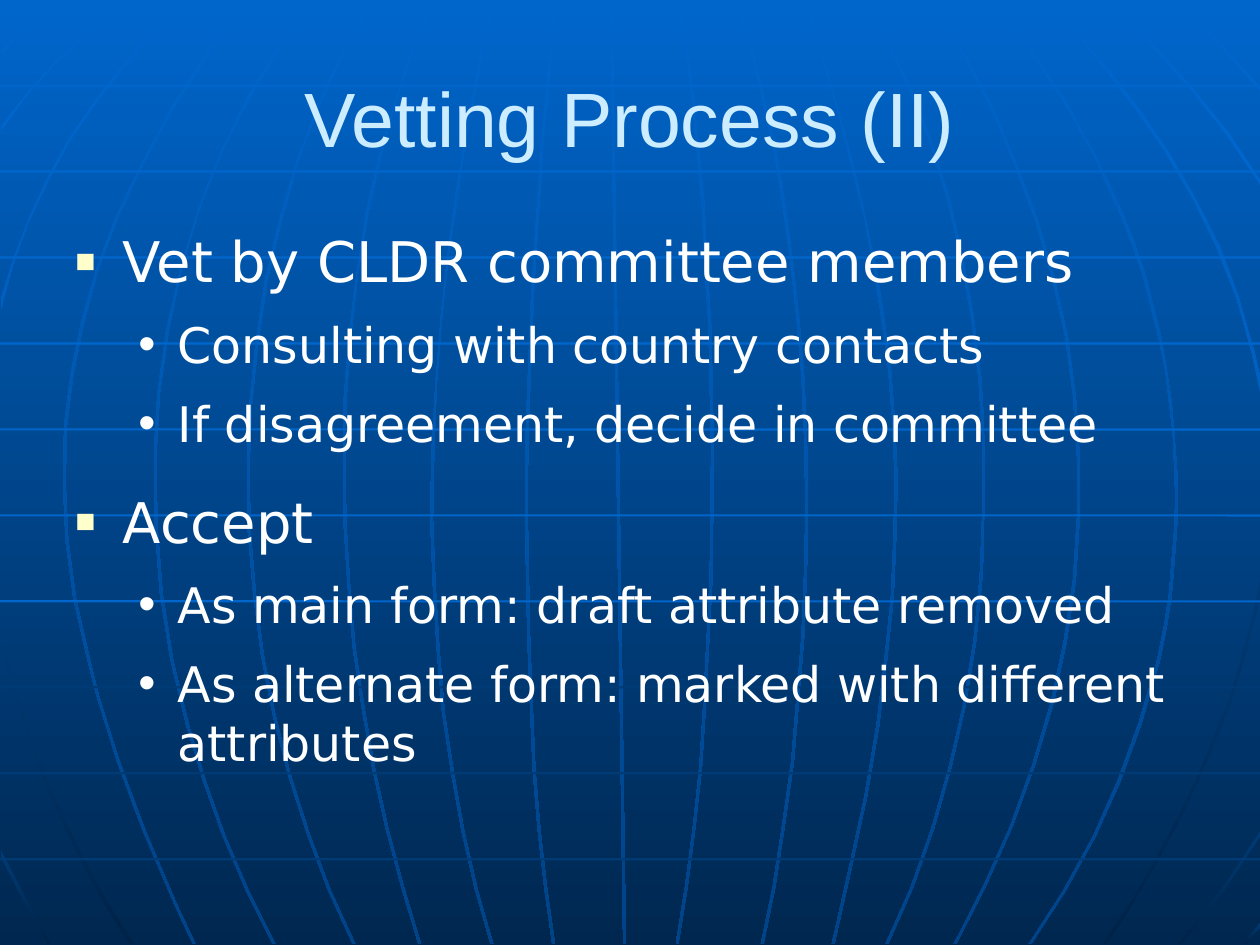
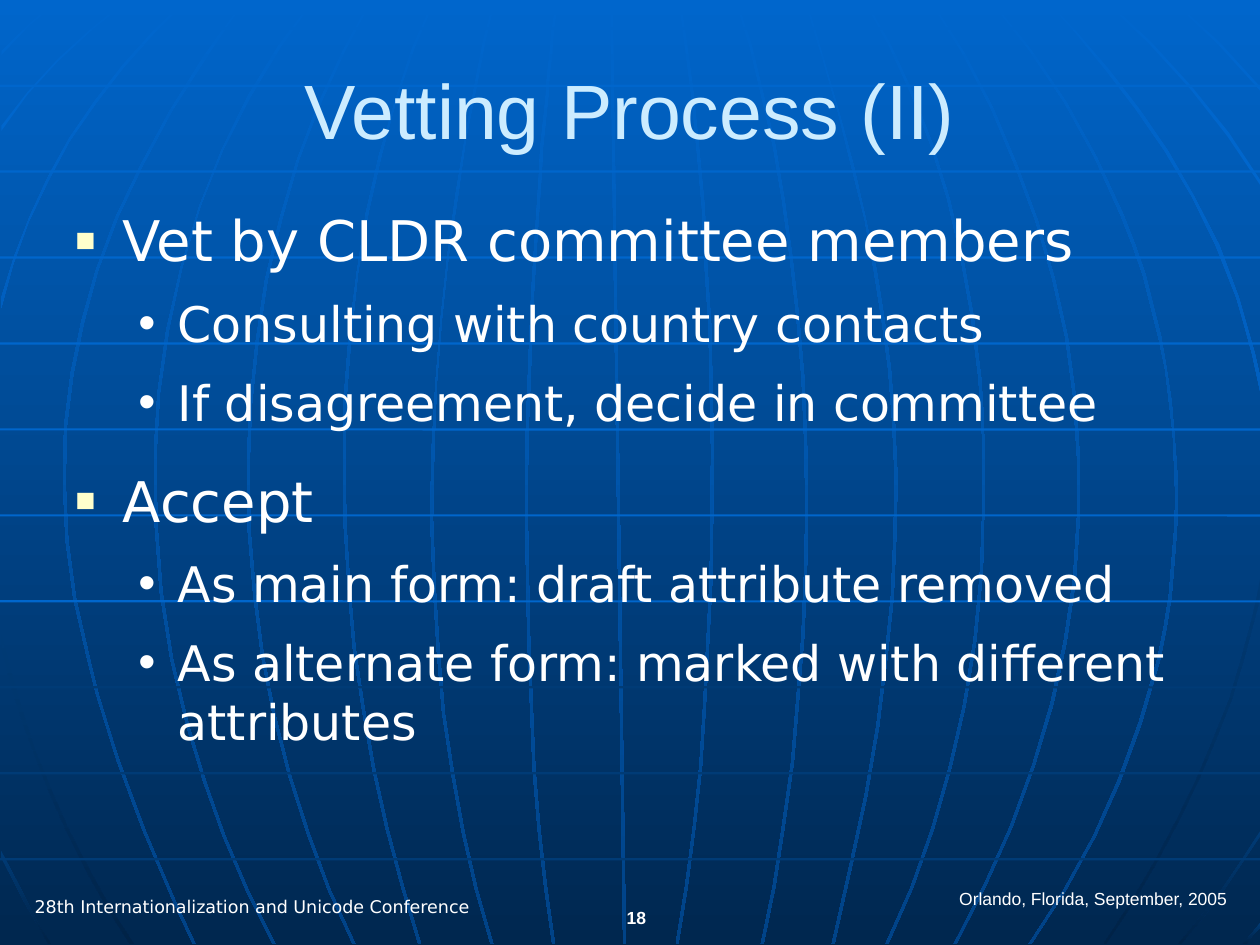
Before and after one commit to hanikesn/cldr, a slide deck: slide 18 of docs/presentations/cldr_overview.ppt (slide 15 before the commit). Drawn at 1260x945 pixels with LibreOffice and Linux fonts; fonts in the diff are those of the drawing. Boxes give left, top, right and bottom in pixels: in the first picture for what was removed or moved away, otherwise in the second. Text is boxed around its words. In the diff, an @@ line names an element or a change of style, - is before the commit and + after.

```diff
--- a/docs/presentations/cldr_overview.ppt
+++ b/docs/presentations/cldr_overview.ppt
@@ title "Vetting Process (II)": place and size @@
-title "Vetting Process (II)" at <box>304,91,954,162</box>
+title "Vetting Process (II)" at <box>304,83,954,154</box>
@@ text "Vet by CLDR committee members": place and size @@
-text "Vet by CLDR committee members" at <box>123,239,1165,772</box>
+text "Vet by CLDR committee members" at <box>123,218,1165,751</box>
@@ text added at <box>959,892,1227,910</box>, 10 pt, text #FFFFFF @@
+Orlando, Florida, September, 2005
@@ text added at <box>35,900,470,918</box>, 10 pt, text #FFFFFF @@
+28th Internationalization and Unicode Conference
@@ page number added at <box>627,911,646,924</box>, 10 pt, text #FFFFFF, bold @@
+18
```
Also in this commit, not shown: 14 other slides changed, 16 slides added, 5 slides removed.
